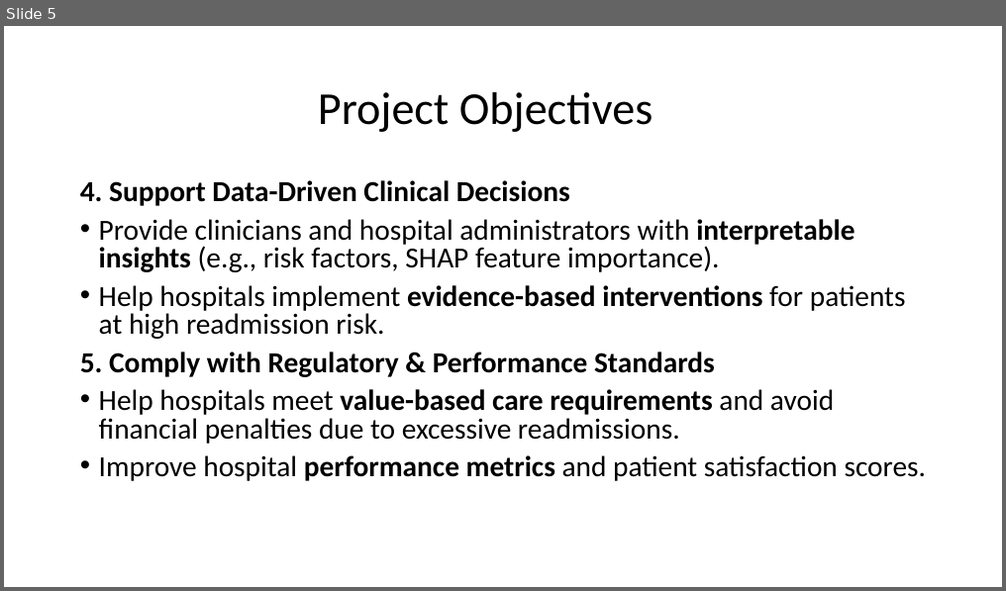
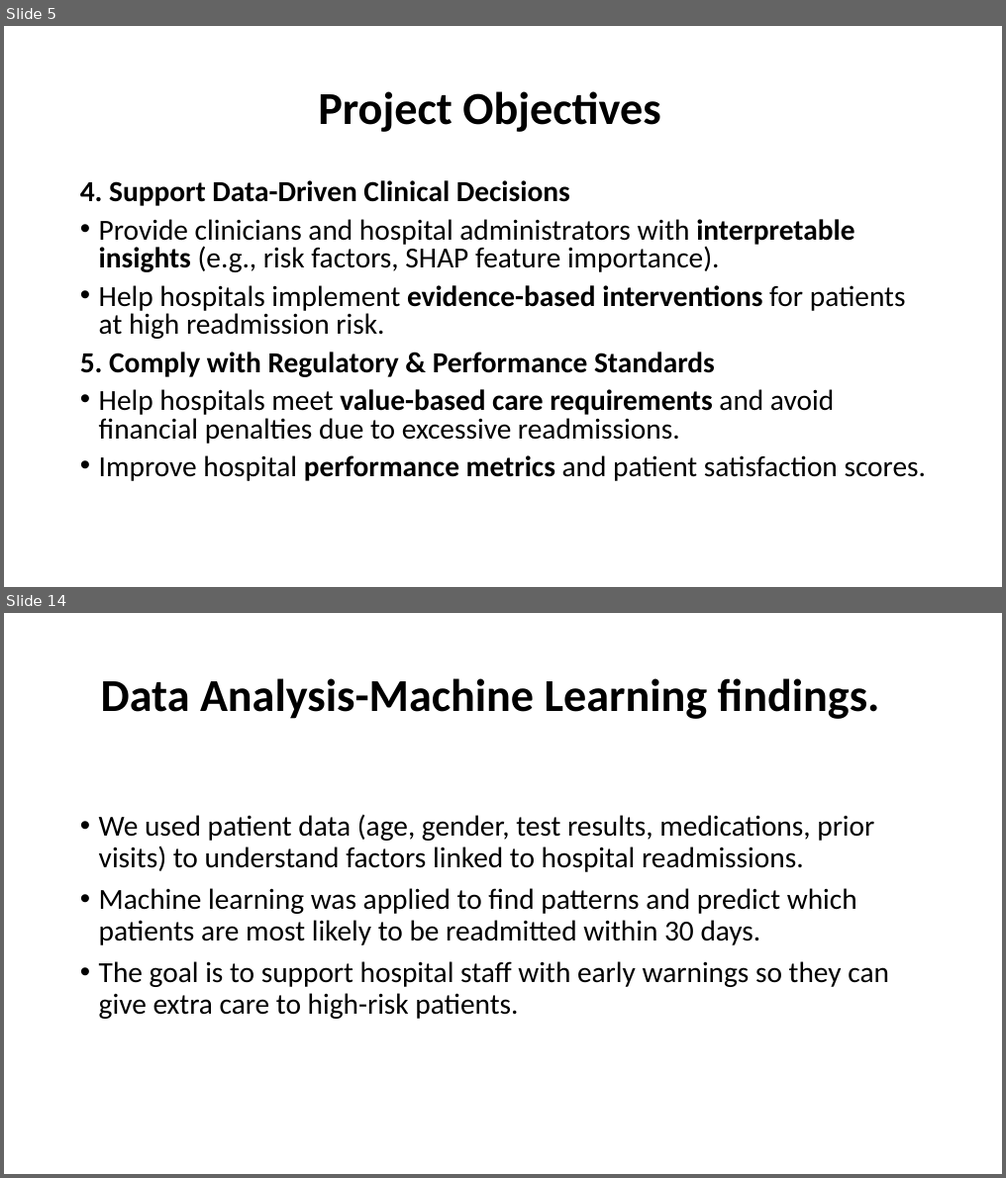
Before and after one commit to MburuMr/Diabetes-Readmission-Prediction, a slide deck: Presentation2.pptx. Shown one above the other, each under a label of ours: slide 5 before the commit, slides 5 and 14 after it; the slides between them are not shown. The pictures are 1006x591 and 1006x1178 pixels, drawn with LibreOffice and Linux fonts; fonts in the diff are those of the drawing. Boxes give left, top, right and bottom in pixels: in the first picture for what was removed or moved away, otherwise in the second. Text is boxed around its words. In the diff, an @@ line names an element or a change of style, - is before the commit and + after.

Commit message:
Work in progress on Presentation2.pptx

```diff
--- a/Presentation2.pptx
+++ b/Presentation2.pptx
@@ slide 14 added at (x1=4, y1=613, x2=1002, y2=1174), background #FFFFFF @@
@@ title added at (x1=101, y1=678, x2=880, y2=719), 44 pt, text #000000, bold @@
+Data Analysis-Machine Learning findings.
@@ text added at (x1=99, y1=814, x2=889, y2=1019), 28 pt, text #000000 @@
+• We used patient data (age, gender, test results, medications, prior visits) to understand factors linked to hospital readmissions.
+• Machine learning was applied to find patterns and predict which patients are most likely to be readmitted within 30 days.
+• The goal is to support hospital staff with early warnings so they can give extra care to high-risk patients.
@@ slide 5 changed as well @@
@@ title "Project Objectives" at (x1=318, y1=91, x2=660, y2=132): bold on @@
```
Also in this commit, not shown: 4 other slides changed, 12 other slides added, 1 slide removed.
